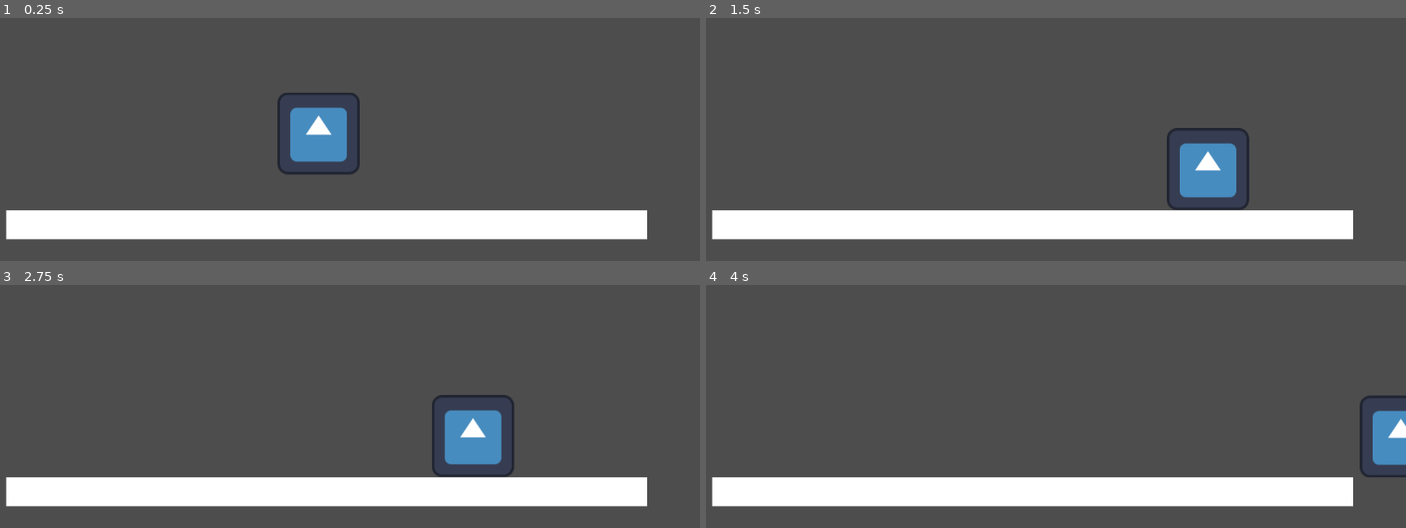
Above: before the commit, frames 1-4 (two rows, left to right).
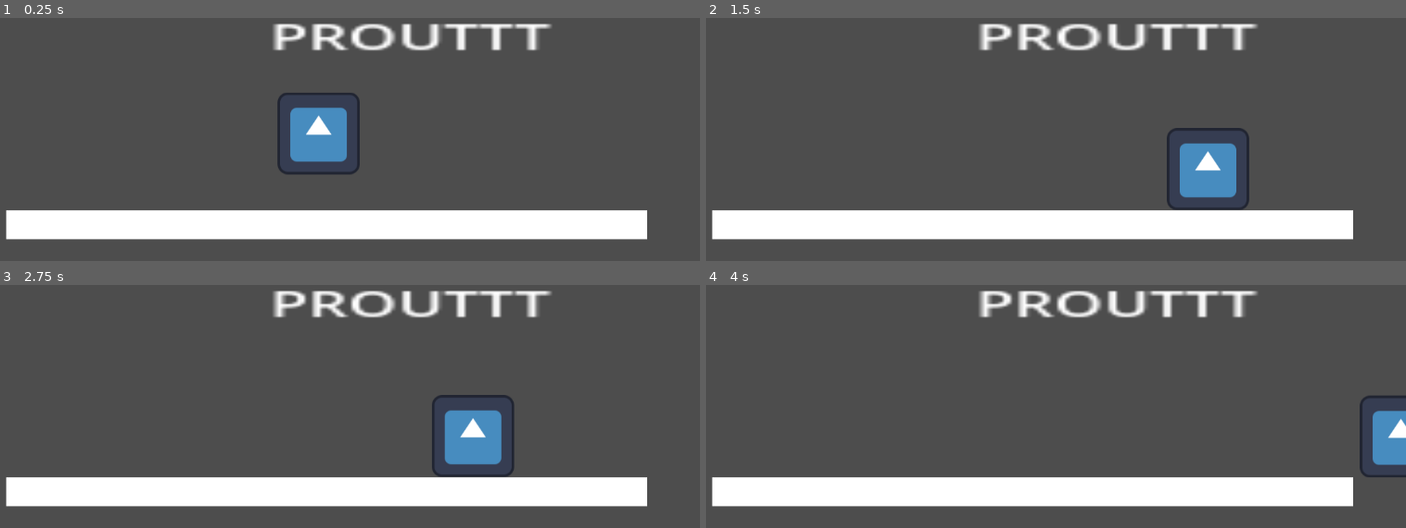
Above: after the commit, the same moments.

Repository: Sigmha/JeuAvecTHOP
Game: Godot game, scene res://Scenes/main.tscn
The game is run twice, just before and just after one commit, with the same random seed, the same clock (stepped at 60 frames per second) and the same inputs. The engine's default icon, where the game draws it, is replaced by a stand-in: a white triangle on a blue panel in a dark square.
Inputs:
- Up to frame 1 (0.25 s): no input
- Up to frame 2 (1.5 s): tap Enter (ui_accept) at 0.5, 0.77 s; hold Right (ui_right) from 0.53 s (still down)
- Up to frame 3 (2.75 s): tap Enter (ui_accept) at 1.52 s; release Right (ui_right) at 2.03 s; hold Left (ui_left) from 2.03 s (still down)
- Up to frame 4 (4 s): release Left (ui_left) at 2.78 s; hold Right (ui_right) from 2.78 s (still down); tap Enter (ui_accept) at 3.02, 3.77 s

The runs differ from the first frame. In frame 1, 2.4% of the frame differs, in the area x 38-79%, y 2-14%; in frame 2, 2.4%; in frame 3, 2.4%; in frame 4, 2.4%.

Commit message:
label prout
yo

Diff:
--- a/Scenes/main.tscn
+++ b/Scenes/main.tscn
@@ -36,3 +36,11 @@
 [node name="CollisionShape2D" type="CollisionShape2D" parent="StaticBody2D"]
 position = Vector2(13.75, 109.75)
 shape = SubResource("RectangleShape2D_m5lq3")
+
+[node name="Label" type="Label" parent="."]
+offset_left = 483.0
+offset_top = 258.0
+offset_right = 523.0
+offset_bottom = 281.0
+scale = Vector2(6.0719, 3.35448)
+text = "PROUTTT"
